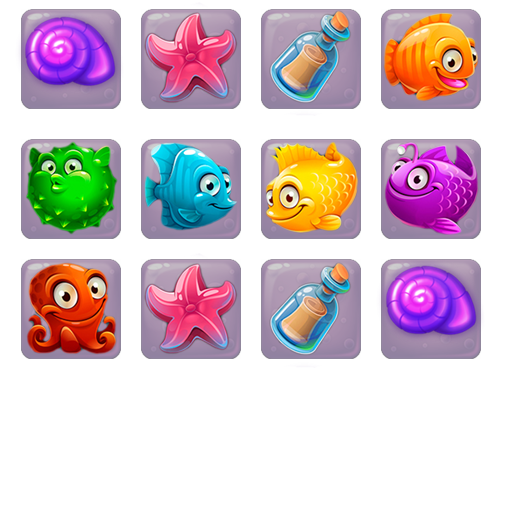
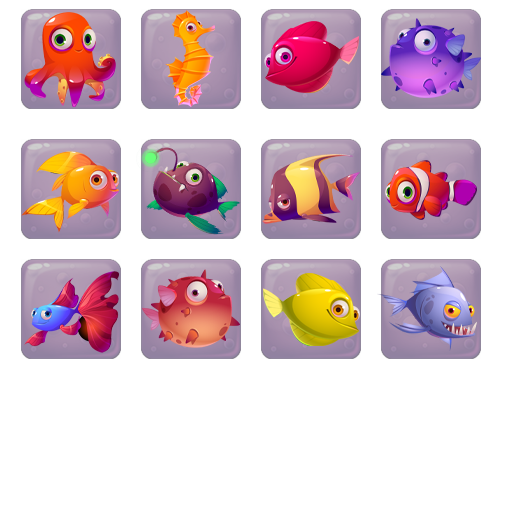
The second 512x512 image is a revision of the first. Changes to its layers:
renamed "Layer 35 copy" to "Layer 12", moved it above "Layer 11", painted on it over (x1=377, y1=260, x2=484, y2=351)
renamed "Layer 33 copy" to "Layer 11", painted on it over (x1=263, y1=262, x2=360, y2=368)
renamed "Layer 34 copy" to "Layer 10", moved it above "Layer 9", painted on it over (x1=142, y1=253, x2=240, y2=355)
renamed "Layer 41" to "Layer 9", moved it above "Layer 8", painted on it over (x1=24, y1=262, x2=119, y2=355)
renamed "Layer 40" to "Layer 8", moved it above "Layer 7", painted on it over (x1=384, y1=141, x2=479, y2=235)
renamed "Layer 39" to "Layer 7", moved it above "Layer 6", painted on it over (x1=262, y1=141, x2=360, y2=234)
renamed "Layer 38" to "Layer 6", moved it above "Layer 5", painted on it over (x1=136, y1=142, x2=241, y2=235)
renamed "Layer 36" to "Layer 5", moved it above "Layer 4", painted on it over (x1=21, y1=141, x2=119, y2=235)
renamed "Layer 37" to "Layer 4", moved it above "Layer 3", painted on it over (x1=381, y1=12, x2=481, y2=102)
renamed "Layer 33" to "Layer 3", painted on it over (x1=264, y1=10, x2=359, y2=116)
renamed "Layer 34" to "Layer 2", painted on it over (x1=144, y1=2, x2=238, y2=107)
renamed "Layer 35" to "Layer 1", painted on it over (x1=16, y1=11, x2=123, y2=107)
